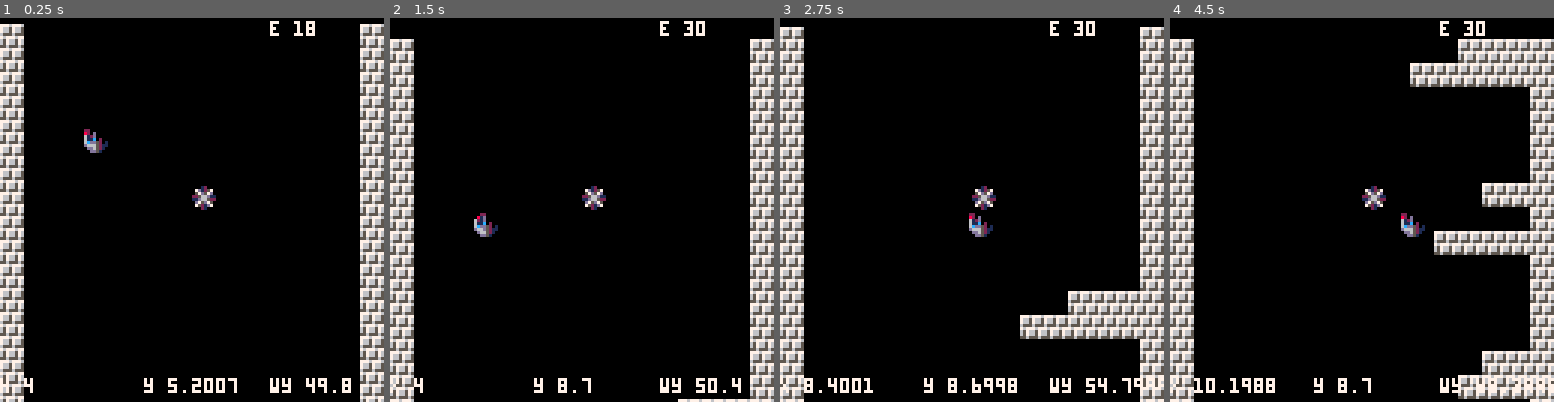
Above: before the commit, frames 1-4 (left to right).
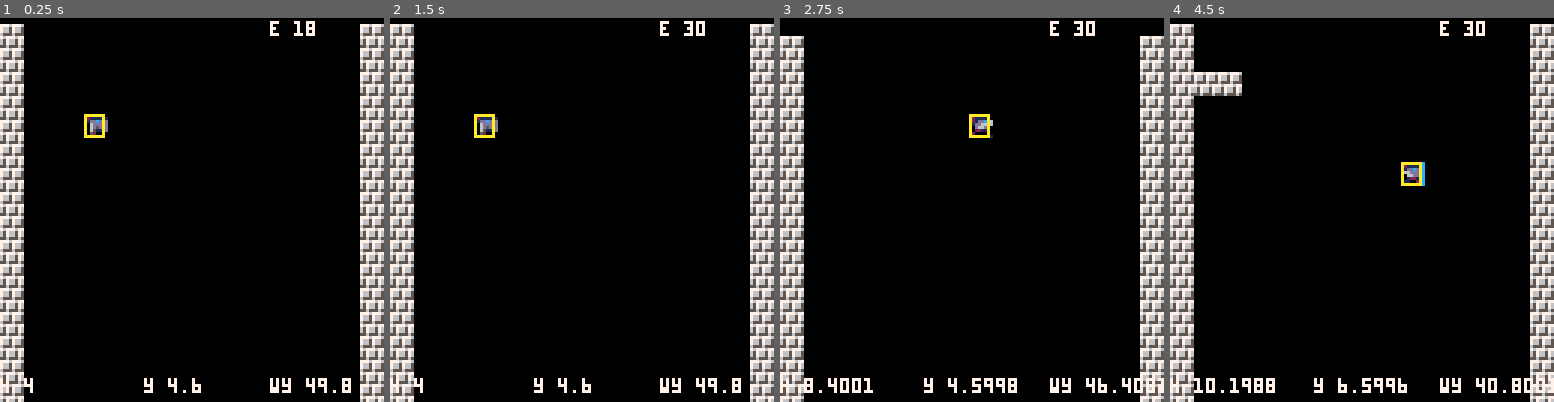
Above: after the commit, the same moments.

Repository: ggaughan/wake-of-the-ninja
Game: PICO-8 cartridge wakey.p8
Same seed, same stepped clock (60 frames per second), same inputs: the game is played once before the commit and once after it.
Inputs:
- Up to frame 1 (0.25 s): no input
- Up to frame 2 (1.5 s): no input
- Up to frame 3 (2.75 s): hold Right 1.6-2.1 s; hold Up 2.15-2.42 s; hold Right from 2.47 s (still down)
- Up to frame 4 (4.5 s): release Right at 3.03 s; hold Left 3.08-3.58 s; hold Down 3.63-3.97 s; hold Right from 4.02 s (still down)

The runs differ from the first frame. In frame 1, 1.0% of the frame differs, in the area x 21-62%, y 25-98%; in frame 2, 10%; in frame 3, 13%; in frame 4, 18%, in the area x 0-100%, y 1-100%.

Commit message:
Try to fix collisions

Diff:
--- a/wakey.p8
+++ b/wakey.p8
@@ -3,6 +3,8 @@
 __lua__
 -- init tab
 -----------
+debug = true
+
 t,r,b,l="t","r","b","l"
 idle="idle"
 falling="falling"
@@ -23,6 +25,10 @@
 w_default_row = {w_default_brick,0,0,0,0,0,0,0,0,0,0,0,0,0,0,w_default_brick}
 w_g_y = 0.1
 
+
+scroll_dy = 0.2
+wdy = 0
+
 default_energy = 1
 default_energy_use = default_energy/4
 min_energy = 1
@@ -30,8 +36,8 @@
 max_energy = default_energy * 30
 
 function _init()
-	wy=(w_h/2)
-	wx=0
+ wy=(w_h/2)
+ wx=0
 	make_world(w_h)
 
 	pl=make_actor(4,4)
@@ -43,12 +49,12 @@
  pl.energy = 10
 
 
- local ball = make_actor(8.5,7.5)
- ball.spr = 33
- ball.dx=0.05
- ball.dy=0.1
- ball.inertia=0.0
- -- ball.bounce = 0.8
+-- local ball = make_actor(8.5,7.5)
+-- ball.spr = 33
+-- ball.dx=0.05
+-- ball.dy=0.1
+-- ball.inertia=0.0
+-- -- ball.bounce = 0.8
 
 end
 
@@ -109,20 +115,24 @@
 		end
 	end
 
+	-- todo move to _draw
 	-- todo allow gap closing in some cases here
+	wdy = 0
  if pl.y < 4.6 then
 	 if true then --not solid_pl then
-		 wy-=0.2
+		 wdy-=scroll_dy
 		 --wy-=(4.6 - pl.y)
 		end
 	 pl.y=4.6
  elseif pl.y > 8.6 then
 	 if true then --not solid_pl then
-		 wy+=0.2
+		 wdy+=scroll_dy
 		 --wy+=pl.y-8.6
 		end
 	 pl.y=8.6
  end
+ wy += wdy
+ -- todo end
 
  -- play a sound if moving
  -- (every 4 ticks)
@@ -132,6 +142,7 @@
  -- sfx(1)
  --end
 
+	-- todo move to _draw?
 	if pl.state == idle then
 	 pl.frame += 0.1
 
@@ -141,14 +152,14 @@
 	end
 end
 
-function update_map(wy)
+function update_map(cwy)
  for y=0,15 do
 		--mset(0,y,1+y%1+(wy%2))
 		for x=0,15 do
-			if w[wy+y] then
+			if w[cwy+y] then
 				--printh(wy+y..","..#w[wy+y])
-				if w[wy+y][wx+x] then
-					mset(x,y,w[wy+y][wx+x])
+				if w[cwy+y][wx+x] then
+					mset(x,y,w[cwy+y][wx+x])
 				else
 					mset(x,y,w_default_row[x+1])
 				end
@@ -187,10 +198,39 @@
 		-- todo default per actor
 	 spr(0,sx,sy,1,1, fx,fy)
 	end
+
+ if debug then
+ 	rect(sx+a.dx,sy+0,
+    sx+a.dx + a.w*16,
+    sy+0 + a.h*16, 12)
+
+ 	rect(sx+0,sy + a.dy + w_g_y,
+    sx+0 + a.w*16,
+    sy+a.dy + w_g_y + a.h*16,10)
+	end
 end
 
 function _draw()
  cls()
+
+	-- todo allow gap closing in some cases here
+-- if pl.y < 4.6 then
+--	 if true then --not solid_pl then
+--		 wy-=0.2
+--		 --wy-=(4.6 - pl.y)
+--		end
+--	 pl.y=4.6
+-- elseif pl.y > 8.6 then
+--	 if true then --not solid_pl then
+--		 wy+=0.2
+--		 --wy+=pl.y-8.6
+--		end
+--	 pl.y=8.6
+-- end
+
+
+ --wy += wdy
+
 
  --if pl.y < 4 then
  --	camera(0,-32)
@@ -203,13 +243,22 @@
  --map(0,0,0,0,16,16)
  foreach(actor,draw_actor)
 
- print("x "..pl.x,0,120,7)
- print("y "..pl.y,48,120,7)
- print("wy "..wy,90,120,7)
-
- --print("m "..stat(0),90,1,7)  -- in k
- print("e "..pl.energy,90,1,7)  -- in k
-
+ --wy += wdy
+--	if wdy < 0 then
+--		pl.y = 4.6
+--	elseif wdy > 0 then
+--		pl.y = 8.6
+--	end
+
+
+	if debug then
+	 print("x "..pl.x,0,120,7)
+	 print("y "..pl.y,48,120,7)
+	 print("wy "..wy,90,120,7)
+
+	 --print("m "..stat(0),90,1,7)  -- in k
+	 print("e "..pl.energy,90,1,7)  -- in k
+ end
 end
 
 
@@ -261,8 +310,8 @@
 
  -- grab the cell value
  --val=mget(x, y)
- val=mget(x, ceil(y-2))
-
+ val=mget(x, y)
+	printh(x..","..y)
  -- check if flag 0 is set (the
  -- red toggle button in the
  -- sprite editor)
@@ -277,6 +326,10 @@
 --actors less than one tile big)
 
 function solid_area(x,y,w,h)
+	if debug then
+		rect(x*8-w*16, y*8-h*16, x*6+w*16, y*8+h*16, 9)
+		printh((x*8-w*16)..","..(y*8-h*16)..","..(x*6+w*16)..","..(y*8+h*16))
+	end
 
  return
   solid(x-w,y-h) or
@@ -352,12 +405,13 @@
 
  -- ditto for y
 
- if not solid_a(a, 0, a.dy+w_g_y) then
+ if not solid_a(a, 0, a.dy) then
   a.y += a.dy
 	 -- gravity
- 	a.dy += w_g_y
+ 	--a.dy += w_g_y
  else
   a.dy *= -a.bounce
+  --printh(a.dy.."!")
   --sfx(2)
  end
 
